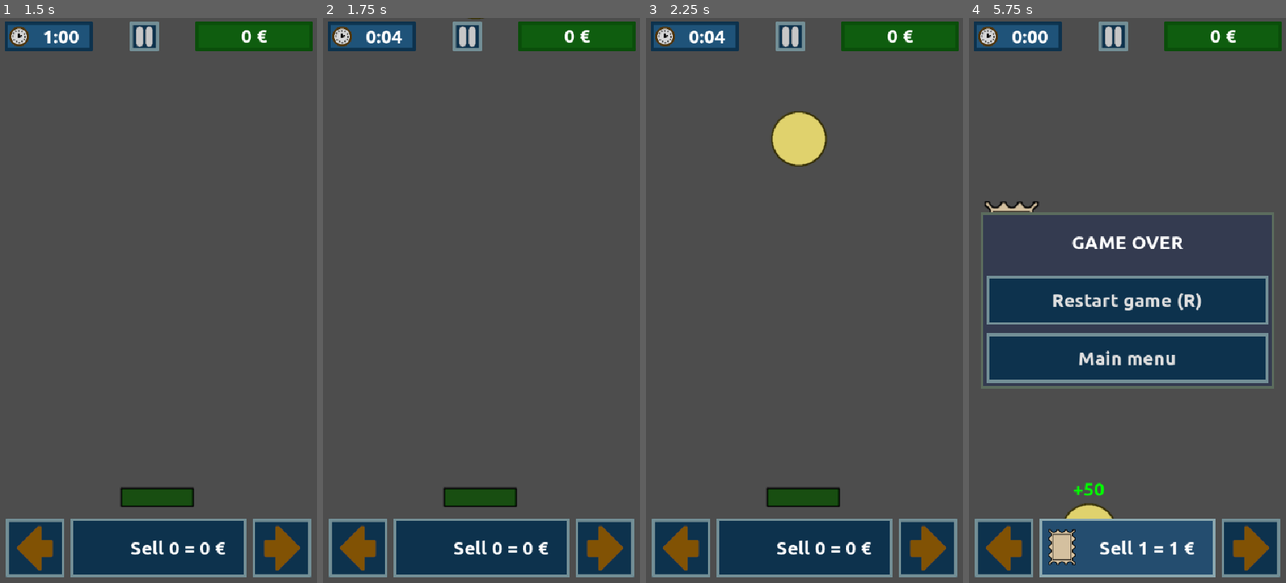
Above: before the commit, frames 1-4 (left to right).
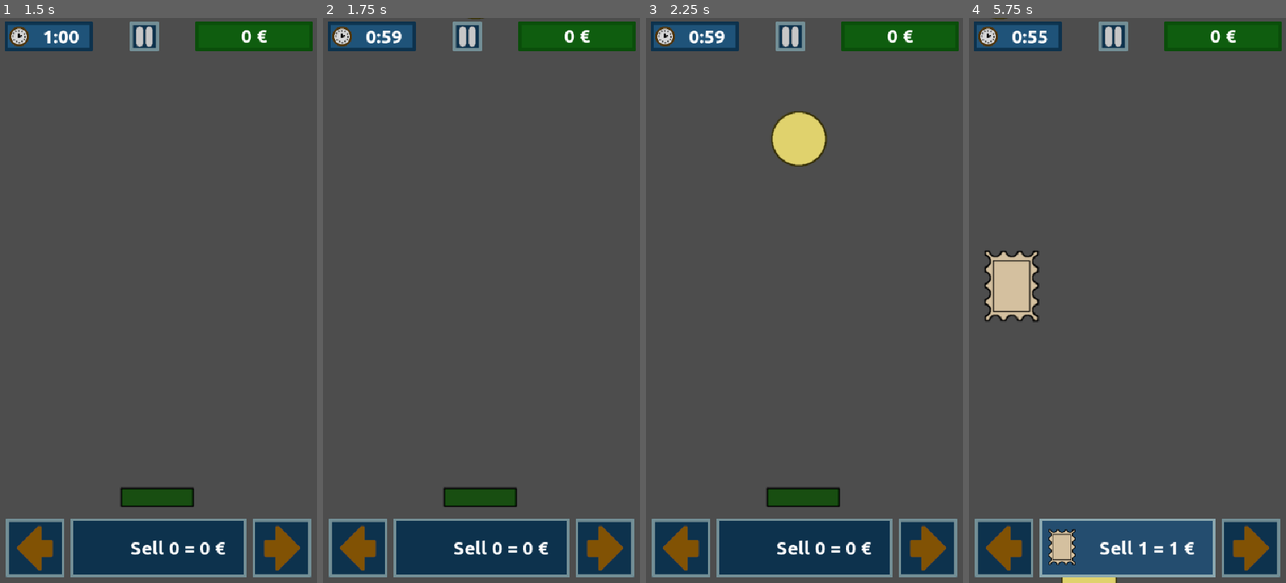
Above: after the commit, the same moments.

Repository: moisesjbc/la-kolektanto
Game: Godot game, scene res://menus/main_menu/main_menu.tscn
The game is run twice, just before and just after one commit, with the same random seed, the same clock (stepped at 60 frames per second) and the same inputs.
Inputs (mouse positions are in pixels of both pictures, inside the frame that each line leads up to):
- Up to frame 1 (1.5 s): click "Play" at 0.5 s; click (34, 549) at 1.25 s
- Up to frame 2 (1.75 s): no input
- Up to frame 3 (2.25 s): click "Sell 0 = 0 €" at 2 s
- Up to frame 4 (5.75 s): tap Enter at 2.75 s; hold Right (ui_right) 2.78-3.53 s; tap R every 0.75 s from 2.85 to 5.1 s; hold Left (ui_left) 3.53-4.28 s; hold Right (ui_right) from 4.28 s (still down)

Frame 1 is identical in both runs. In frame 2, less than 0.1% of the frame differs, in the area x 18-26%, y 2-5%; in frame 3, less than 0.1%; in frame 4, 30%, in the area x 3-97%, y 0-100%.

Commit message:
Adjust game countdown

Diff:
--- a/godot-project/gameplay/main/main.gd
+++ b/godot-project/gameplay/main/main.gd
@@ -3,7 +3,7 @@
 signal time_elapsed(seconds_left: int)
 signal game_over
 
-var seconds_left: int = 5
+var seconds_left: int = 60
 
 
 func _on_countdown_timer_timeout() -> void:
